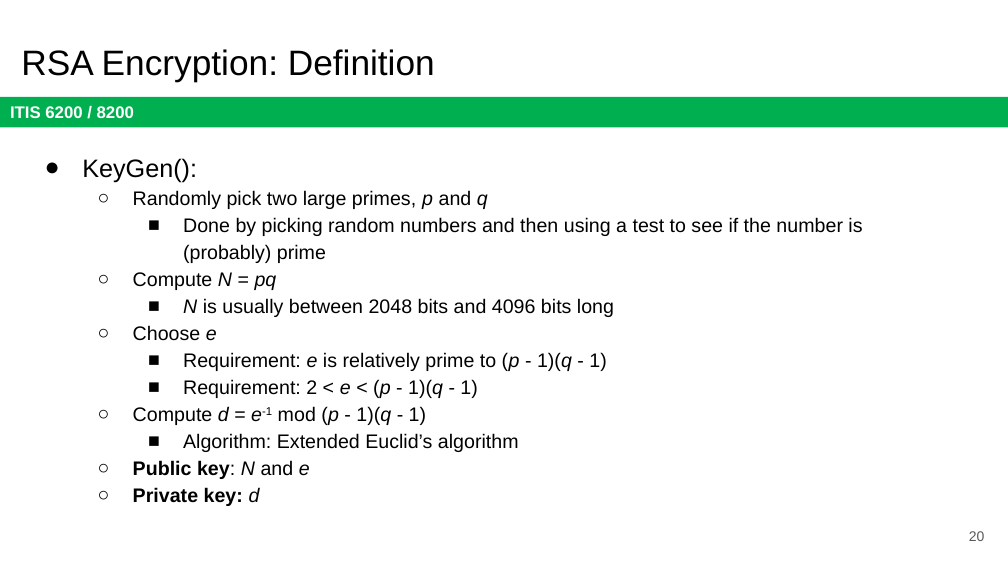
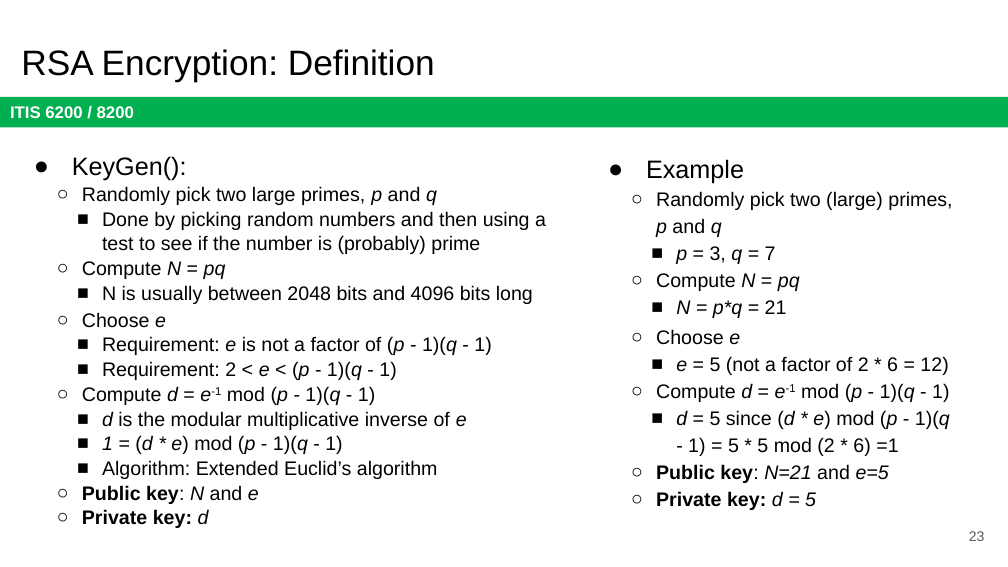
Before and after one commit to jx5c/github.io, a slide deck: slide 23 of teaching/ITIS6200/2023fa/lectures/lec06.pptx (slide 20 before the commit). Drawn at 1008x567 pixels with LibreOffice and Linux fonts; fonts in the diff are those of the drawing. Boxes give left, top, right and bottom in pixels: in the first picture for what was removed or moved away, otherwise in the second. Text is boxed around its words. In the diff, an @@ line names an element or a change of style, - is before the commit and + after.

```diff
--- a/teaching/ITIS6200/2023fa/lectures/lec06.pptx
+++ b/teaching/ITIS6200/2023fa/lectures/lec06.pptx
@@ text "KeyGen():": place and size @@
-text "KeyGen():" at [82,158,862,506]
+text "KeyGen():" at [72,156,546,528]
@@ text at [72,156,546,528]: italic off in "N"; line spacing 1.15 to 1.05; indent changed @@
@@ text added at [646,159,952,510], 14 pt, text #000000 @@
+● Example
+  ○ Randomly pick two (large) primes, p and q
+    ■ p = 3, q = 7
+  ○ Compute N = pq
+    ■ N = p*q = 21
+  ○ Choose e
+    ■ e = 5 (not a factor of 2 * 6 = 12)
+  ○ Compute d = e-1 mod (p - 1)(q - 1)
+    ■ d = 5 since (d * e) mod (p - 1)(q - 1) = 5 * 5 mod (2 * 6) =1
+  ○ Public key: N=21 and e=5
+  ○ Private key: d = 5
@@ text at [102,336,491,355]: text changed @@
-    ■ Requirement: e is relatively prime to (p - 1)(q - 1)
+    ■ Requirement: e is not a factor of (p - 1)(q - 1)
@@ text at [102,411,467,454]: paragraphs added @@
+    ■ d is the modular multiplicative inverse of e
+    ■ 1 = (d * e) mod (p - 1)(q - 1)
@@ page number at [969,531,985,541]: text changed @@
-20
+23
```
Also in this commit, not shown: 13 other slides changed, 5 slides added, 3 slides removed, 3 other files.
